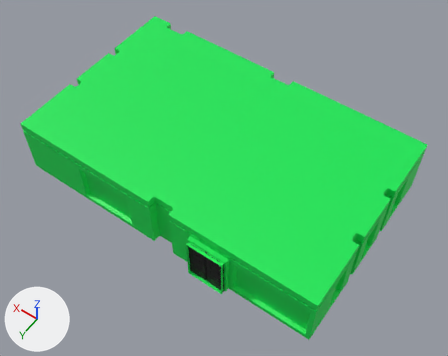
One commit to the FBX model Examen/Assets/Art/Environment/CafeBinnen/FBX/CafeInside.fbx: the scene before it, then after it.
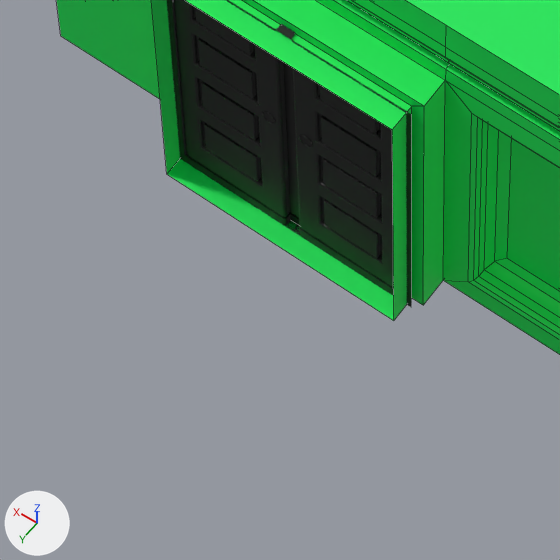
Each version appears first whole from a 50 mm camera at (-9.17, 12.65, 19.81) aimed at (-0.52, 0.54, 0.78), and next in a close-up on the part from 37% to 55% of the width and 70% to 92% of the height. Lighting does not change. The marker at lower left points along +X, +Y and +Z. The close-ups show mesh edges as thin lines. Where no turn or scale is listed for an object, it has been applied to the vertices.

Objects in the first close-up: 'CafeDoor', 'CafeInside', 'CafeInside.001'.
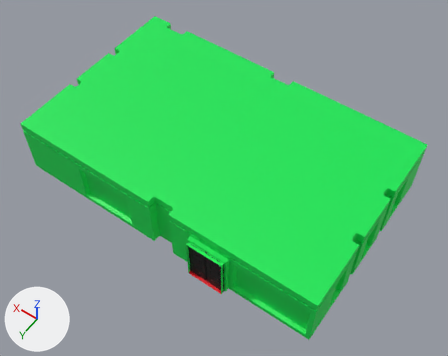
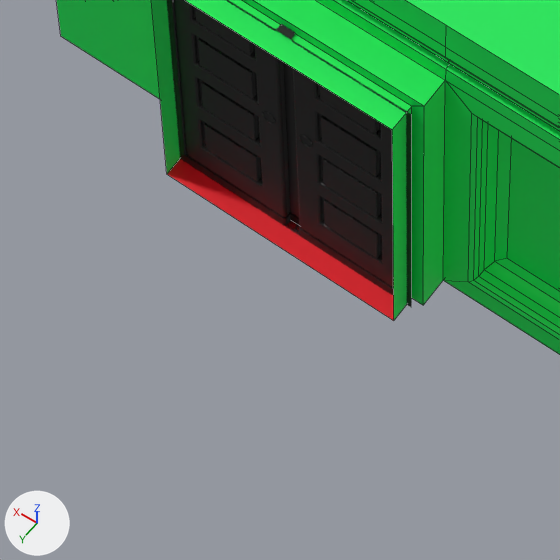
Location of each change, [x1, y1, x2, y2] in pixels of the close-ups (560 x 560 px):
'CafeInside.001', reshaped
    before: [167, 0, 424, 321]
    after: [167, 159, 394, 321]
part 1 of me_plane_001, added (green)
    after: [242, 0, 424, 305]
part 2 of me_plane_014, deleted (green)
    before: [242, 0, 424, 305]
part 3 of me_plane_014, recoloured (green to red)
    both: [167, 159, 394, 321]

Edits to the bpy script that builds the scene:
```text
Add mat_cafe_ground:
    mat_cafe_ground = principled_material('Cafe Ground')
    mat_cafe_ground.base_color = (0.8, 0.0, 0.00947)  # red #e70019
Change me_plane_014:
    used by ob_cafeinside_001; location = (-2.377, 4.0, 2.0)
    verts and faces of me_plane_014; kept vertices keep their numbers, new ones are numbered from 252
    before: 7 (-0.8, 0.18, -2.0) at pixel (423, 305), 8 (-0.8, 0.18, 0.0) at pixel (424, 106), 11 (0.8, 0.18, 0.0), 12 (0.8, 0.18, -2.0), 13 (-0.73, 0.18, -2.0) at pixel (411, 298)
    before: 14 (-0.73, 0.18, -0.07) at pixel (411, 106), 15 (0.73, 0.18, -0.07), 16 (0.73, 0.18, -2.0)
    remove me_plane_014.from_pydata(...)  # 252 vertices, 224 faces; spans x -4.12..8.88, y -8.0..0.33, z -2.0..0.0
    add me_plane_014.from_pydata(...)  # 248 vertices, 221 faces; spans x -4.12..8.88, y -8.0..0.33, z -2.0
    me_plane_014 part 2
    add delete_vertices([8, 11, 14, 15])  # with the faces that use them
    me_plane_014 part 3: 221 faces spanning x -4.12..8.88, y -8.0..0.33, z -2.0 switch from mat_cafe (green #00e755) to mat_cafe_ground (red #e70019)
Change me_plane_001:
    where me_plane_001.from_pydata(...)  # 1502 vertices, 1392 faces; spans x -4.12..8.88, y -8.0..0.33, z -2.0..0.5
    used by ob_cafeinside; location = (-2.377, 4.0, 2.0)
    verts and faces of me_plane_001; kept vertices keep their numbers, new ones are numbered from 1502
    before: 42 (-0.8, 0.18, -2.0) at pixel (423, 305), 43 (-0.8, 0.18, 0.0) at pixel (424, 106), 46 (0.8, 0.18, 0.0), 47 (0.8, 0.18, -2.0), 48 (-0.73, 0.18, -2.0) at pixel (411, 298)
    before: 49 (-0.73, 0.18, -0.07) at pixel (411, 106), 50 (0.73, 0.18, -0.07), 51 (0.73, 0.18, -2.0)
    me_plane_001 part 1
    add faces += [(46, 50, 51, 47), (42, 48, 49, 43), (43, 49, 50, 46)]
```
